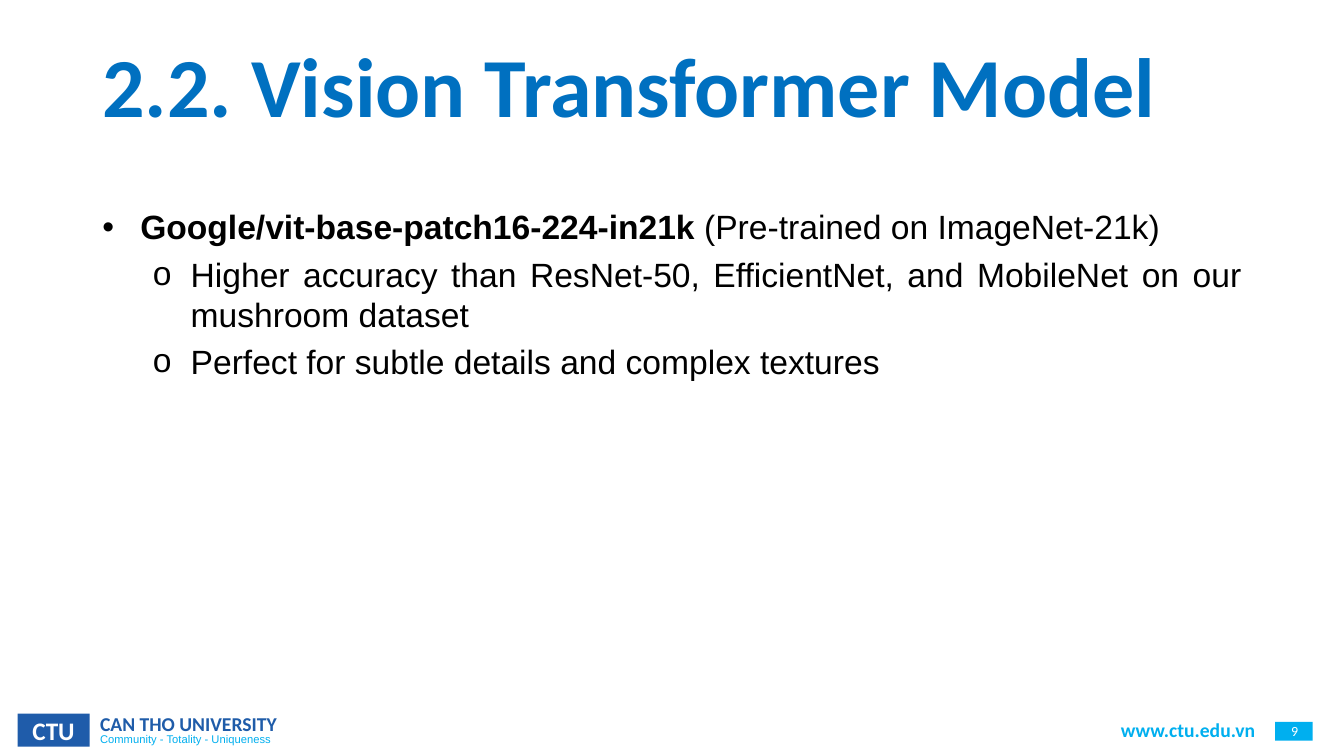
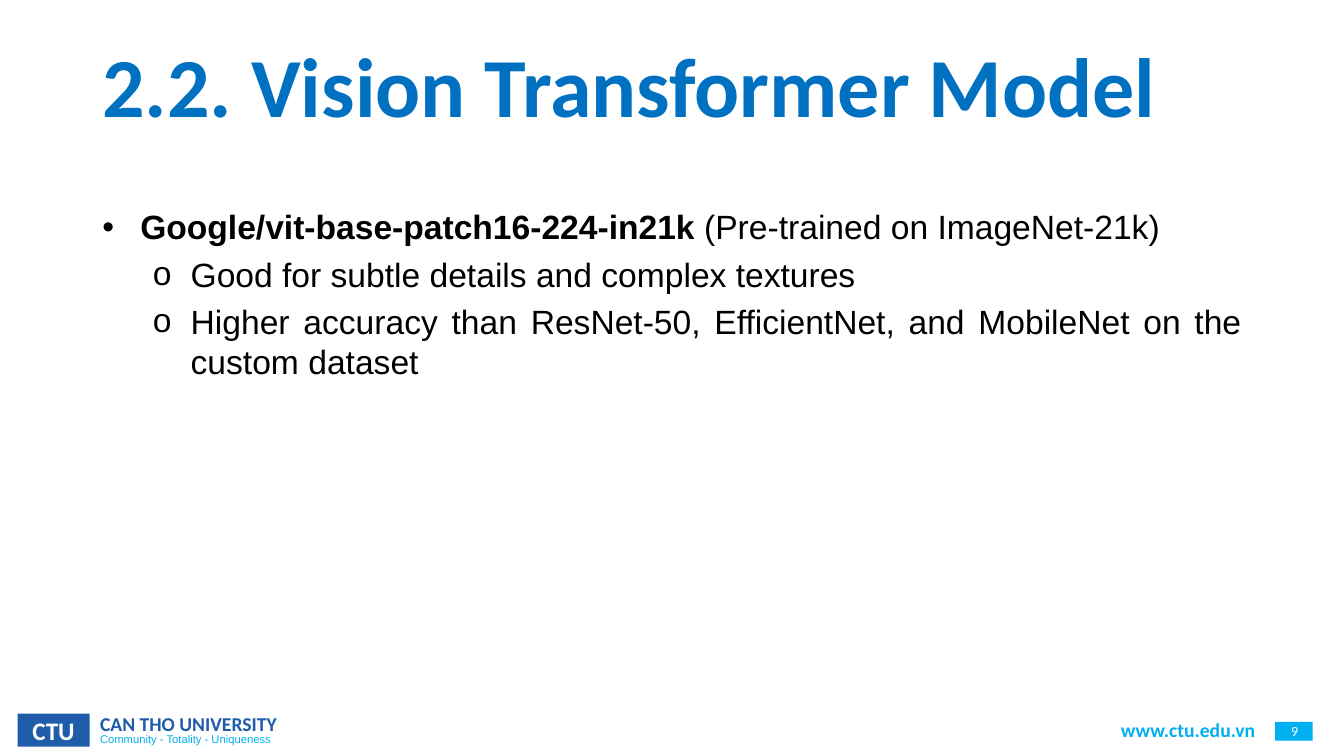
Before and after one commit to CommonHouseCat/fungiscan-mushroom-identifier, a slide deck: slide 9 of Báo cáo/ThesisReport.pptx. Drawn at 1344x756 pixels with LibreOffice and Linux fonts; fonts in the diff are those of the drawing; background and template pictures are left out. Boxes give left, top, right and bottom in pixels: in the first picture for what was removed or moved away, otherwise in the second. Text is boxed around its words. In the diff, an @@ line names an element or a change of style, - is before the commit and + after.

```diff
--- a/Báo cáo/ThesisReport.pptx
+++ b/Báo cáo/ThesisReport.pptx
@@ text at (x1=191, y1=262, x2=1241, y2=375): text changed @@
-  o Higher accuracy than ResNet-50, EfficientNet, and MobileNet on our mushroom dataset
-  o Perfect for subtle details and complex textures
+  o Good for subtle details and complex textures
+  o Higher accuracy than ResNet-50, EfficientNet, and MobileNet on the custom dataset
```
Also in this commit, not shown: 12 other slides changed, 2 slides added, 2 other files.
